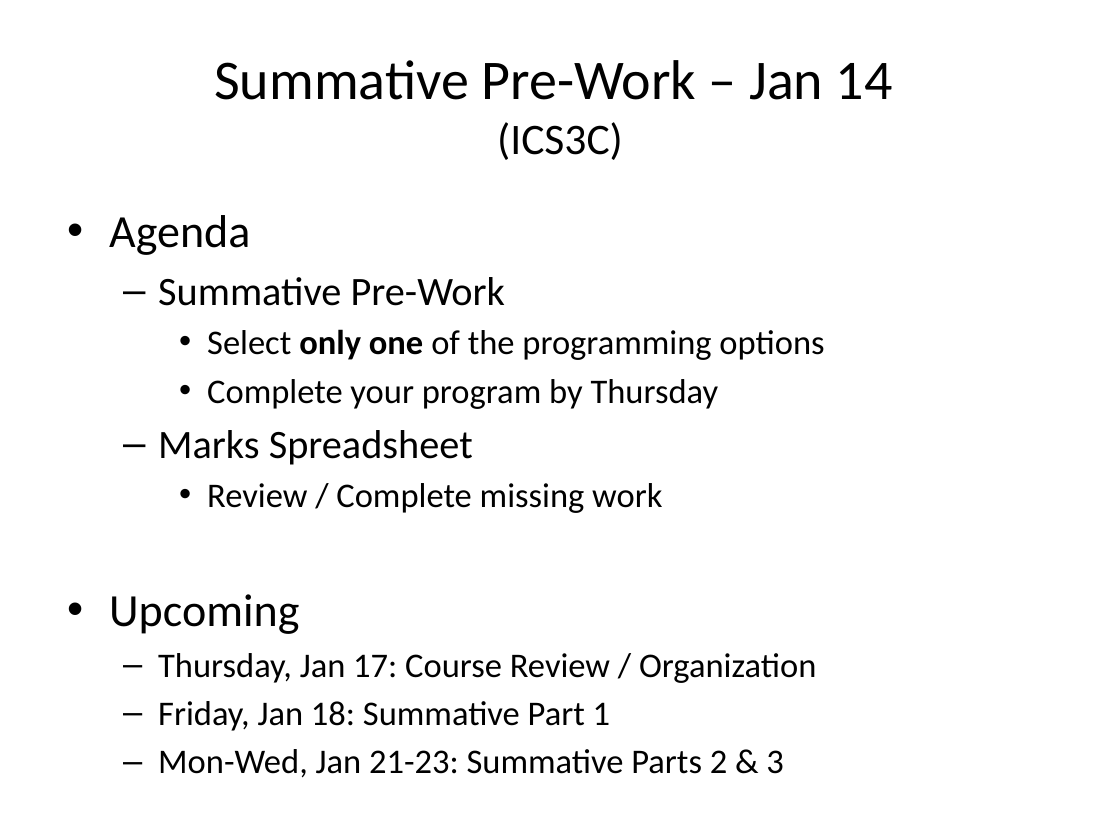
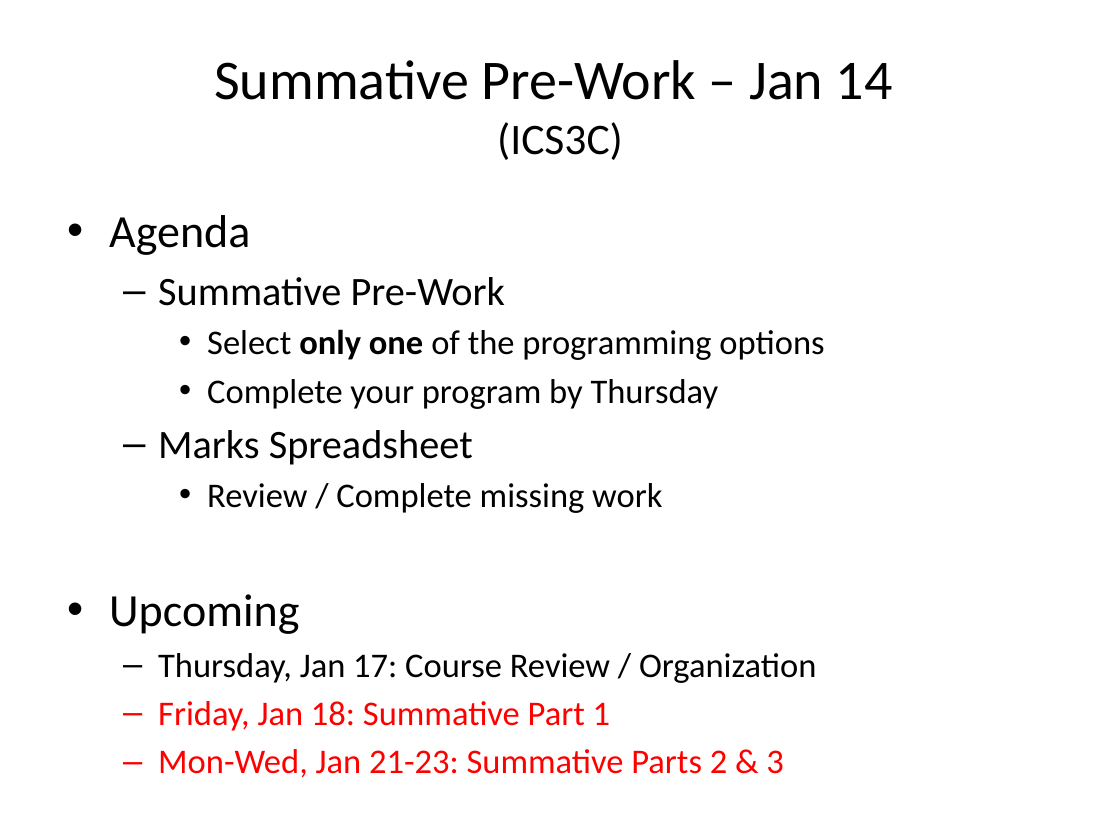
Before and after one commit to Greg5519/Old3C, a slide deck: slide 1 of Daily Agendas/Day18.1_SummativePreWork.pptx. Drawn at 1120x840 pixels with LibreOffice and Linux fonts; fonts in the diff are those of the drawing. Boxes give left, top, right and bottom in pixels: in the first picture for what was removed or moved away, otherwise in the second. Text is boxed around its words. In the diff, an @@ line names an element or a change of style, - is before the commit and + after.

```diff
--- a/Daily Agendas/Day18.1_SummativePreWork.pptx
+++ b/Daily Agendas/Day18.1_SummativePreWork.pptx
@@ text at [158,701,783,778]: text colour #000000 to #FF0000 in "Friday, Jan 18: Summative Part 1", "Mon-Wed, Jan 21-23: Summative Parts 2 & ..." @@
```
Also in this commit, not shown: 1 other slide changed, 1 slide added, 4 slides removed, 1 other file.
